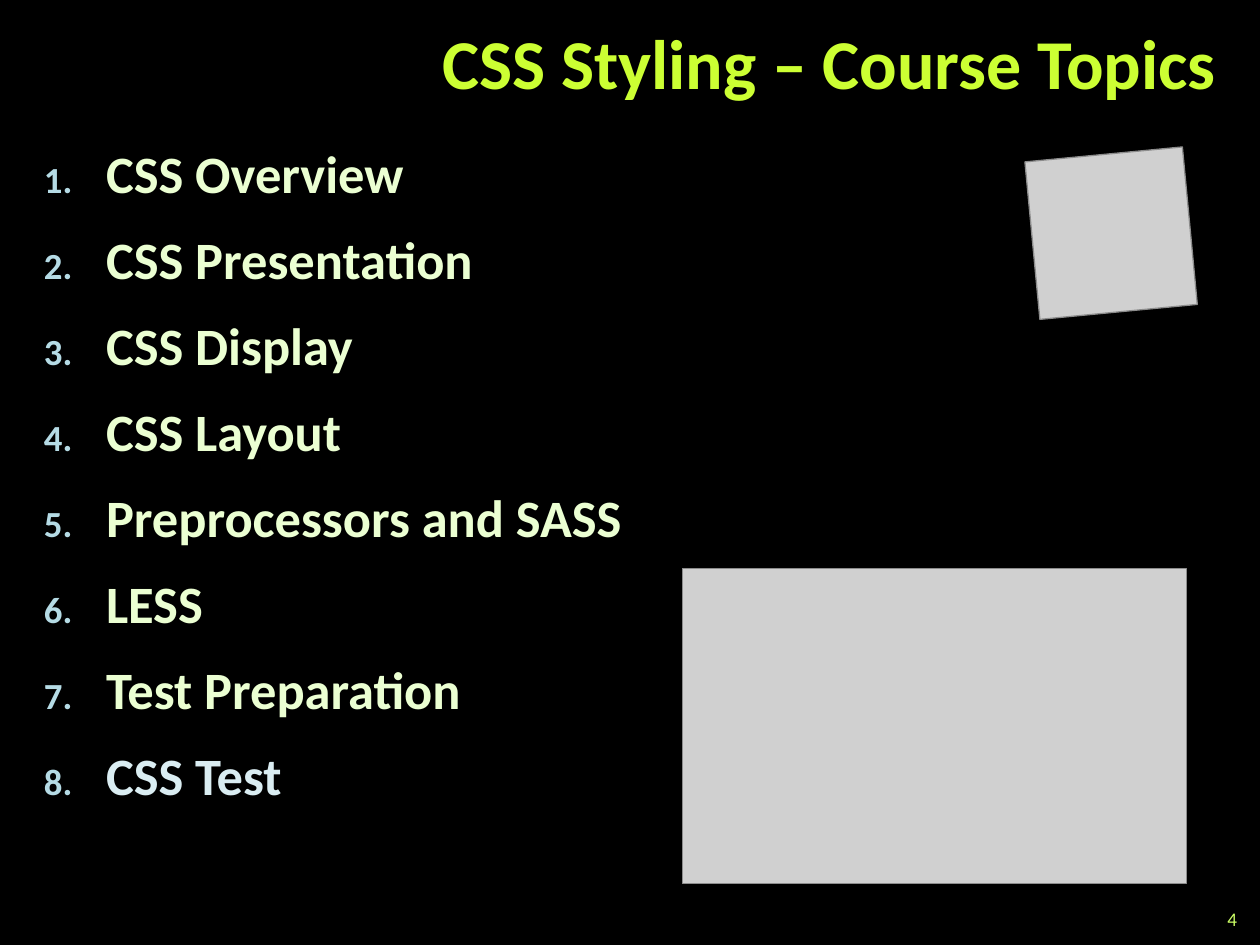
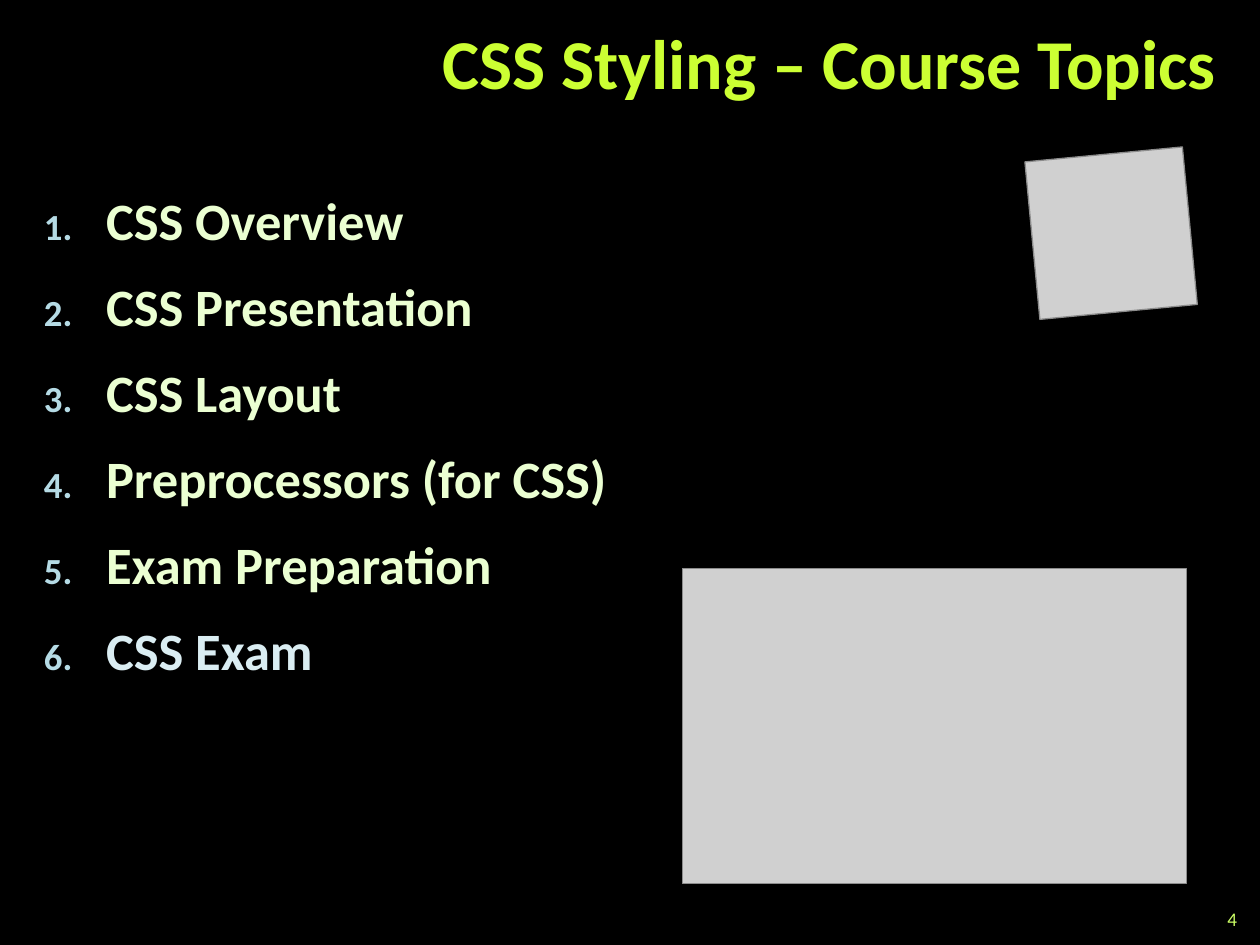
Before and after one commit to StefanSinapov/TelerikAcademy, a slide deck: slide 4 of 5. CSS/Lectures/0. CSS-Course-Introduction.pptx. Drawn at 1260x945 pixels with LibreOffice and Linux fonts; fonts in the diff are those of the drawing; grey boxes stand for pictures; background and template pictures are left out. Boxes give left, top, right and bottom in pixels: in the first picture for what was removed or moved away, otherwise in the second. Text is boxed around its words. In the diff, an @@ line names an element or a change of style, - is before the commit and + after.

```diff
--- a/5. CSS/Lectures/0. CSS-Course-Introduction.pptx
+++ b/5. CSS/Lectures/0. CSS-Course-Introduction.pptx
@@ text "CSS Overview": place and size @@
-text "CSS Overview" at box(106, 156, 621, 796)
+text "CSS Overview" at box(106, 203, 607, 671)
@@ text at box(106, 328, 353, 374): paragraph removed @@
-3. CSS Display
@@ text at box(106, 459, 607, 671): text changed @@
-5. Preprocessors and SASS
-6. LESS
-7. Test Preparation
-8. CSS Test
+4. Preprocessors (for CSS)
+5. Exam Preparation
+6. CSS Exam
```
Also in this commit, not shown: 4 other slides changed, 1 slide added, 3 slides removed, 1 other file.
